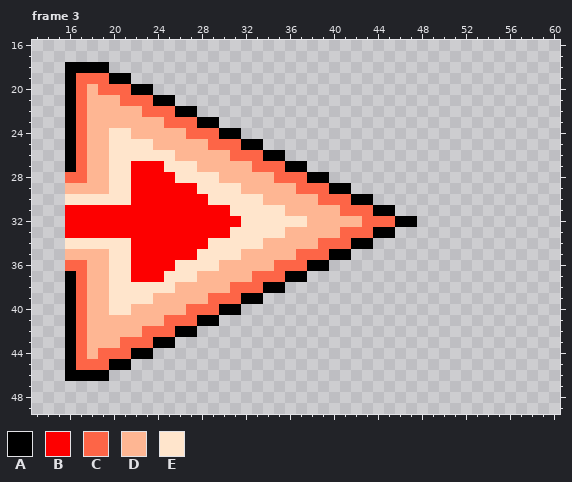
Pixel-art file -- Assets/Resources/Sprites/Player/mainHat/sp_mainHat_arrowHead_Reg/sp_mainHat_arrowHead_Reg.aseprite. The picture above is the old version.
64x64 pixels, 3 frames. Shown: frame 3: x 13..60, y 16..49. The commit also changed other frames, which this record leaves out.
Palette (. is transparent): A #000000  B #fd0000  C #fd6547  D #feb693  E #ffe5cc
Pixels before, frame 3, first column x 16:
18 AAAA............................
19 ACCCAA..........................
20 ACDCCCAA........................
21 ACDDDCCCAA......................
22 ACDDDDDCCCAA....................
23 ACDDDDDDDCCCAA..................
24 ACDDEEDDDDDCCCAA................
25 ACDDEEEEDDDDDCCCAA..............
26 ACDDEEEEEEDDDDDCCCAA............
27 ACDDEEBBBEEEDDDDDCCCAA..........
28 CCDDEEBBBBEEEEDDDDDCCCAA........
29 DDDDEEBBBBBBEEEEDDDDDCCCAA......
30 EEEEEEBBBBBBBEEEEEDDDDDCCCAA....
31 BBBBBBBBBBBBBBBEEEEEDDDDDCCCAA..
32 BBBBBBBBBBBBBBBBEEEEEEDDDDDCCCAA
33 BBBBBBBBBBBBBBBEEEEEDDDDDCCCAA..
34 EEEEEEBBBBBBBEEEEEDDDDDCCCAA....
35 DDDDEEBBBBBBEEEEDDDDDCCCAA......
36 CCDDEEBBBBEEEEDDDDDCCCAA........
37 ACDDEEBBBEEEDDDDDCCCAA..........
38 ACDDEEEEEEDDDDDCCCAA............
39 ACDDEEEEDDDDDCCCAA..............
40 ACDDEEDDDDDCCCAA................
41 ACDDDDDDDCCCAA..................
42 ACDDDDDCCCAA....................
43 ACDDDCCCAA......................
44 ACDCCCAA........................
45 ACCCAA..........................
46 AAAA............................
Now the later version:
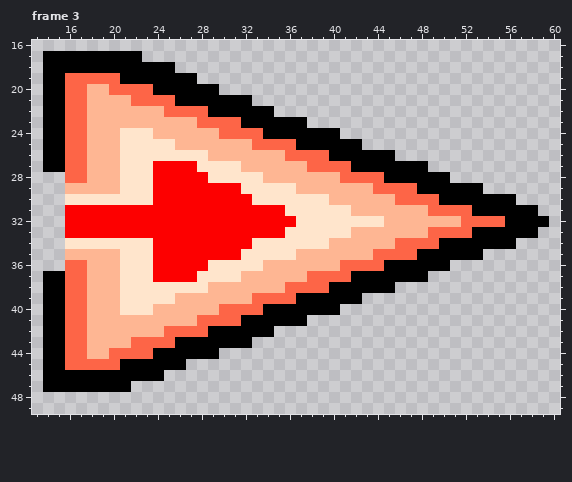
Changes in this commit:
Changed rows in their new state; - is an unchanged pixel.
Frame 3:
first column x 14:
17 AAAAAAAAA-------------------------------------
18 AA----AAAAAA----------------------------------
19 AAC---C-AAAAAA--------------------------------
20 AAC--D--CCAAAAAA------------------------------
21 AAC----D--CCAAAAAAA---------------------------
22 AAC------DD-CCCAAAAAA-------------------------
23 AAC--------DDDCCCCAAAAAA----------------------
24 AAC---D-EE---DDDCCCCAAAAAAA-------------------
25 AAC---D---EE---DDDDCCCCAAAAAA-----------------
26 AAC---D-----EEE--DDDDDCCCCAAAAAA--------------
27 AAC---D-EE-BBBEEEE-DDDDDCCCCAAAAAAA-----------
28 ------D-EE--BBB-EEEE-DDDDDDCCCCAAAAAA---------
29 ------D-EE----BBBBEEEEEDDDDDDDCCCCAAAAAA------
30 --------EE-----BBBB-EEEEEEDDDDDDCCCCAAAAAAA---
31 -----------------BBBBBEEEEEEDDDDDDDCCCCAAAAAA-
32 ------------------BBBBB-EEEEEEEDDDDDDDCCCCAAAA
33 -----------------BBBBBEEEEEEDDDDDDDCCCCAAAAAA-
34 --------EE-----BBBB-EEEEEEDDDDDDCCCCAAAAAAA---
35 ------D-EE----BBBBEEEEEDDDDDDDCCCCAAAAAA------
36 ------D-EE--BBB-EEEE-DDDDDDCCCCAAAAAA---------
37 AAC---D-EE-BBBEEEE-DDDDDCCCCAAAAAAA-----------
38 AAC---D-----EEE--DDDDDCCCCAAAAAA--------------
39 AAC---D---EE---DDDDCCCCAAAAAA-----------------
40 AAC---D-EE---DDDCCCCAAAAAAA-------------------
41 AAC--------DDDCCCCAAAAAA----------------------
42 AAC------DD-CCCAAAAAA-------------------------
43 AAC----D--CCAAAAAAA---------------------------
44 AAC--D--CCAAAAAA------------------------------
45 AAC---C-AAAAA---------------------------------
46 AA----AAAAA-----------------------------------
47 AAAAAAAA--------------------------------------
Changed places in both pictures, as pixel boxes (x1, y1, x2, y2):
changed: (43, 51, 549, 392)
